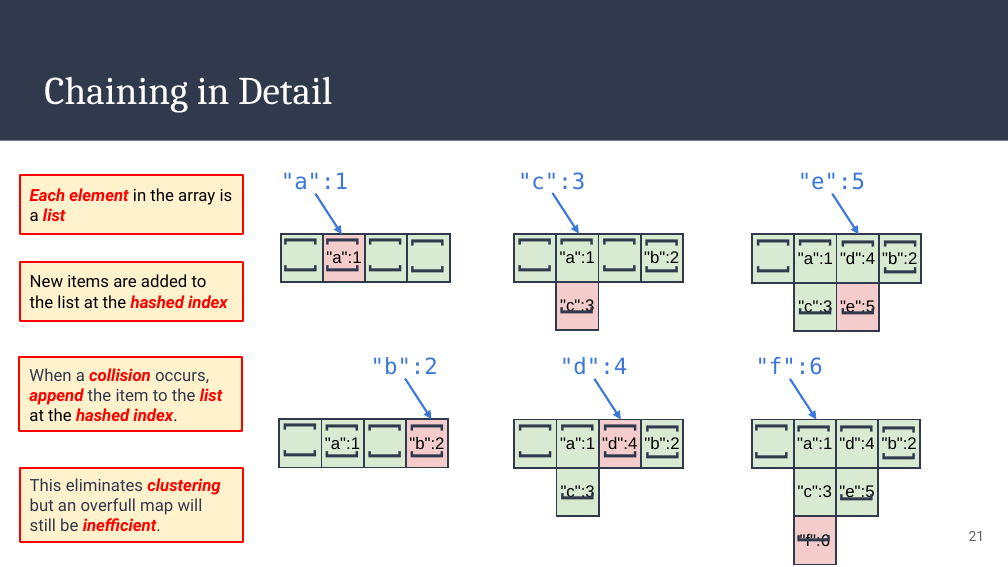
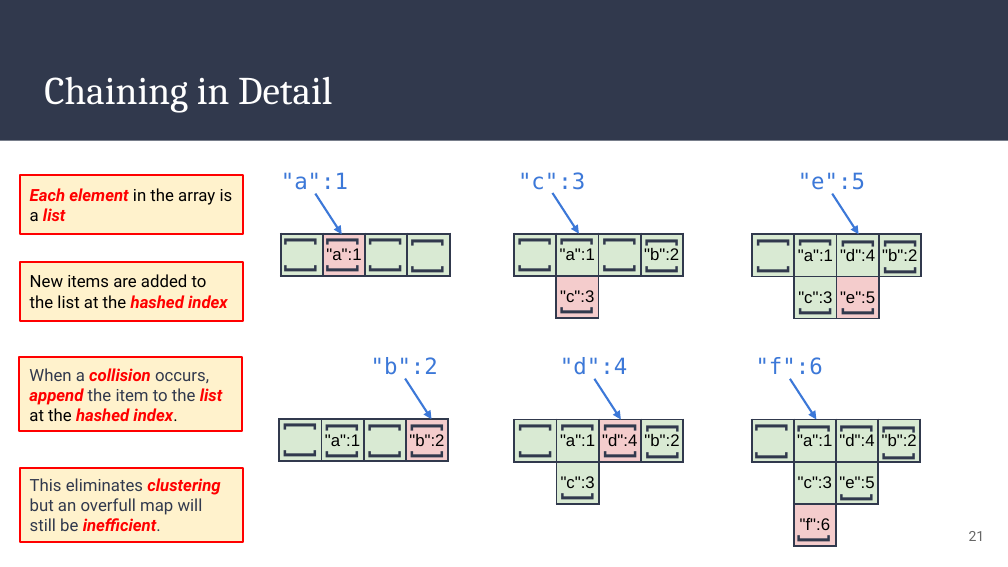
Before and after one commit to alam-tanweer/DailyFolder, a slide deck: slide 21 of CourseContent/Unit 07_ Data Structure III/07_ Data Structures III.pptx. Drawn at 1008x567 pixels with LibreOffice and Linux fonts; fonts in the diff are those of the drawing. Boxes give left, top, right and bottom in pixels: in the first picture for what was removed or moved away, otherwise in the second. Text is boxed around its words. In the diff, an @@ line names an element or a change of style, - is before the commit and + after.

```diff
--- a/CourseContent/Unit 07_ Data Structure III/07_ Data Structures III.pptx
+++ b/CourseContent/Unit 07_ Data Structure III/07_ Data Structures III.pptx
@@ table: place and size @@
-table at [281,234,451,564]
+table at [281,234,451,277]
@@ table: place and size @@
-table at [514,234,683,564]
+table at [514,234,683,492]
@@ table: place and size @@
-table at [752,234,921,564]
+table at [752,234,921,322]
@@ table: place and size @@
-table at [279,419,449,567]
+table at [279,419,449,463]
@@ table: place and size @@
-table at [514,419,683,567]
+table at [514,419,683,507]
@@ table: place and size @@
-table at [752,419,921,567]
+table at [752,419,921,550]
```
Also in this commit, not shown: 7 other slides changed, 15 other files.
